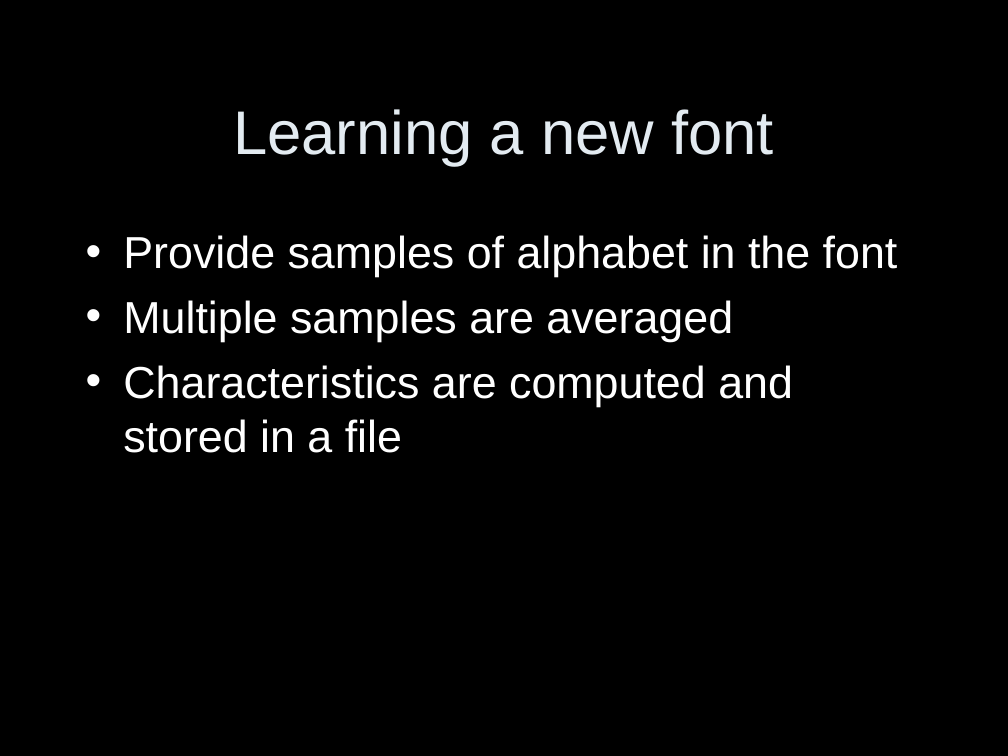
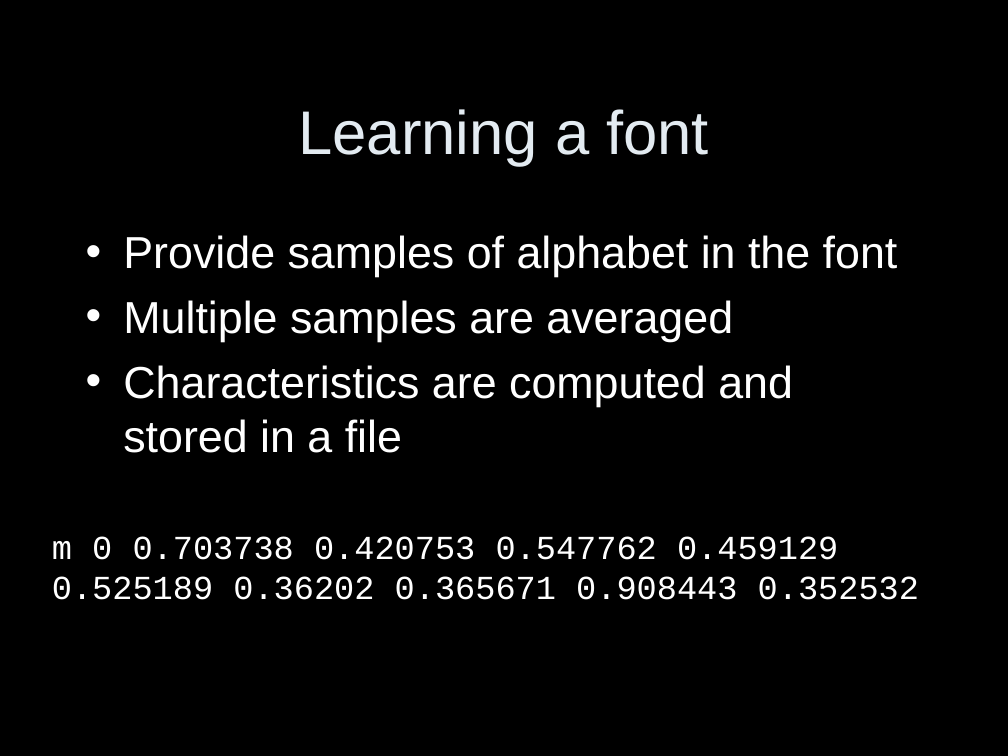
Before and after one commit to coyotebush/OCR, a slide deck: slide 7 of presentation/OCR.ppt (slide 5 before the commit). Drawn at 1008x756 pixels with LibreOffice and Linux fonts; fonts in the diff are those of the drawing. Boxes give left, top, right and bottom in pixels: in the first picture for what was removed or moved away, otherwise in the second. Text is boxed around its words. In the diff, an @@ line names an element or a change of style, - is before the commit and + after.

```diff
--- a/presentation/OCR.ppt
+++ b/presentation/OCR.ppt
@@ title at (298, 109, 709, 166): text changed @@
-Learning a new font
+Learning a font
@@ text added at (52, 536, 919, 600), 24 pt, text #FFFFFF @@
+m 0 0.703738 0.420753 0.547762 0.459129 0.525189 0.36202 0.365671 0.908443 0.352532
```
Also in this commit, not shown: 2 other slides changed, 2 slides added.
